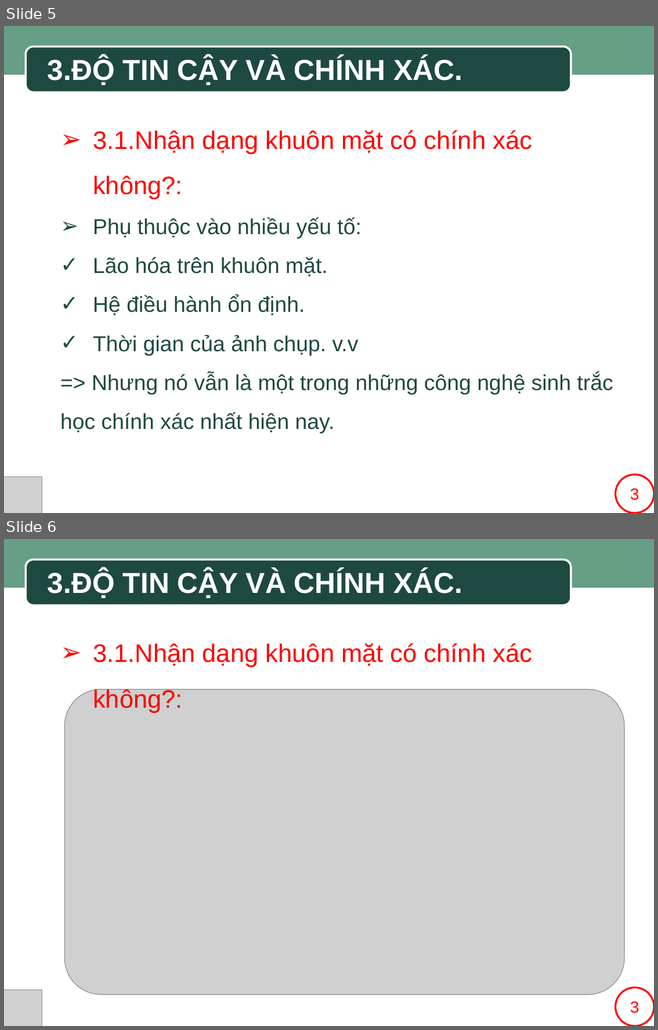
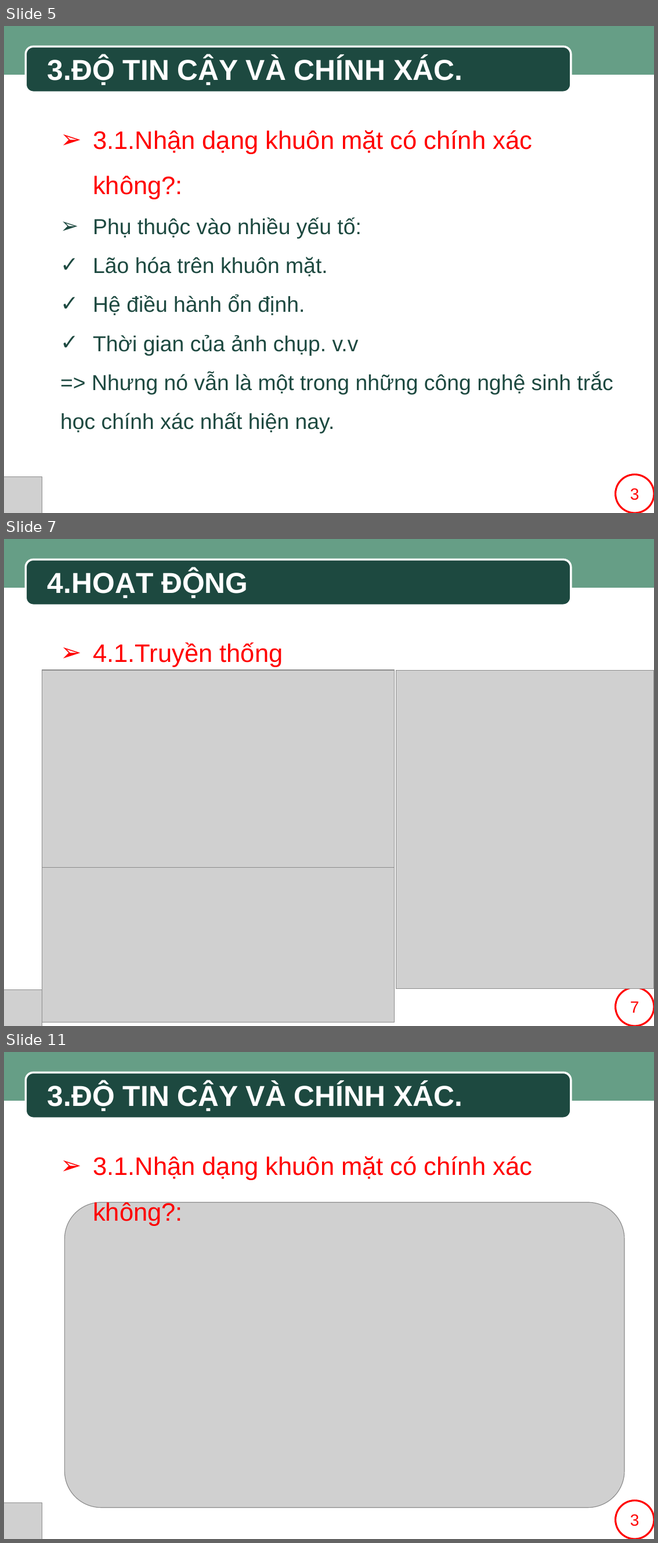
Before and after one commit to SaintLaurentxTran/hutech-23dthd4-nhom7, a slide deck: BÀI THUYẾT TRÌNH MẪU.pptx. Shown one above the other, each under a label of ours: slides 5 and 6 before the commit, slides 5, 7 and 11 after it; the slides between them are not shown. The pictures are 658x1030 and 658x1543 pixels, drawn with LibreOffice and Linux fonts; fonts in the diff are those of the drawing; grey boxes stand for pictures; background and template pictures are left out. Boxes give left, top, right and bottom in pixels: in the first picture for what was removed or moved away, otherwise in the second. Text is boxed around its words. In the diff, an @@ line names an element or a change of style, - is before the commit and + after.

```diff
--- a/BÀI THUYẾT TRÌNH MẪU.pptx
+++ b/BÀI THUYẾT TRÌNH MẪU.pptx
@@ slide 7 added at (4, 539, 654, 1026), background #FFFFFF; not listed: 2 template elements that a slide beside it also shows @@
@@ text added at (48, 570, 248, 598), 32 pt, text #FFFFFF, bold @@
+4.HOẠT ĐỘNG
@@ text added at (93, 642, 283, 667), 28 pt, text #FF0000 @@
+➢ 4.1.Truyền thống
@@ picture added at (42, 670, 394, 868) @@
@@ picture added at (396, 670, 654, 989) @@
@@ picture added at (42, 868, 394, 1022) @@
@@ picture added at (4, 990, 42, 1026) @@
@@ rectangle added at (605, 990, 654, 1026), fill #FFFFFF @@
@@ ellipse added at (615, 988, 654, 1026), fill #FFFFFF, outline #FF0000 2 pt, 18 pt, text #FF0000 @@
+7
@@ what was slide 6 is now slide 11 @@
```
Also in this commit, not shown: 4 other slides added.
